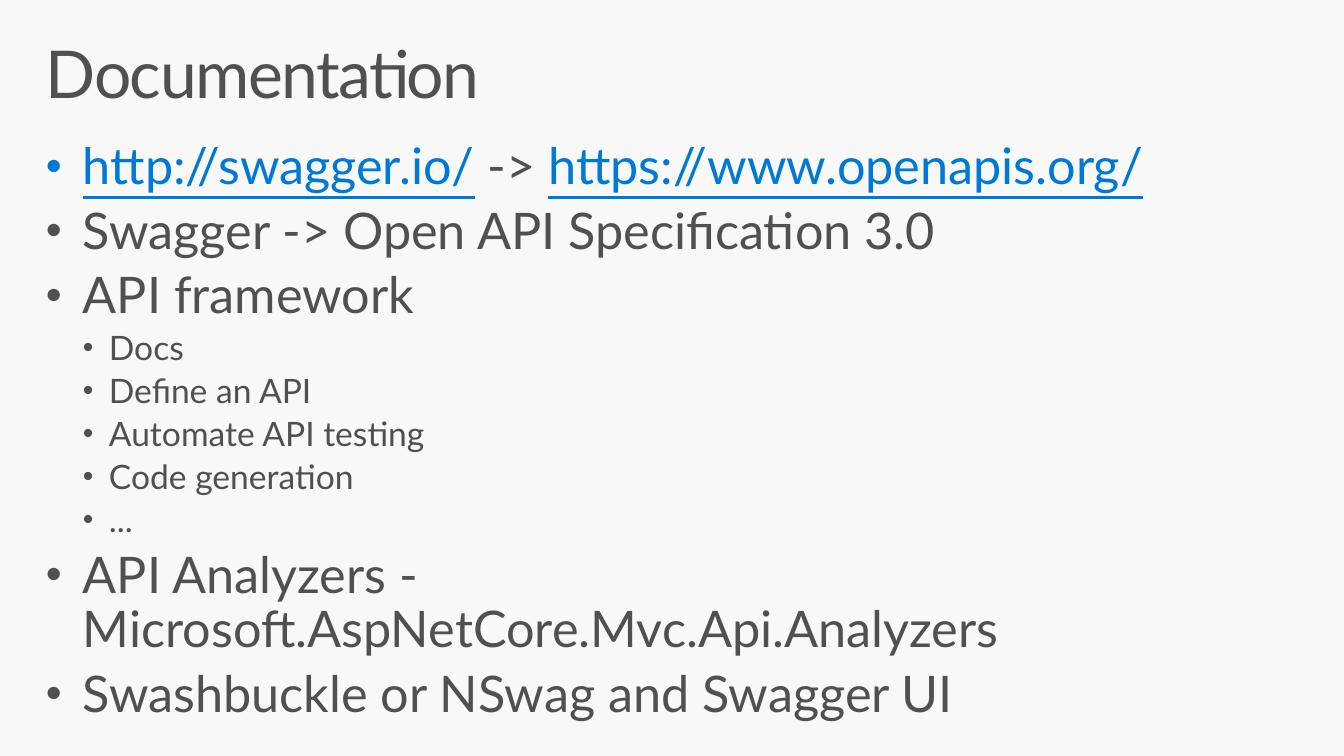
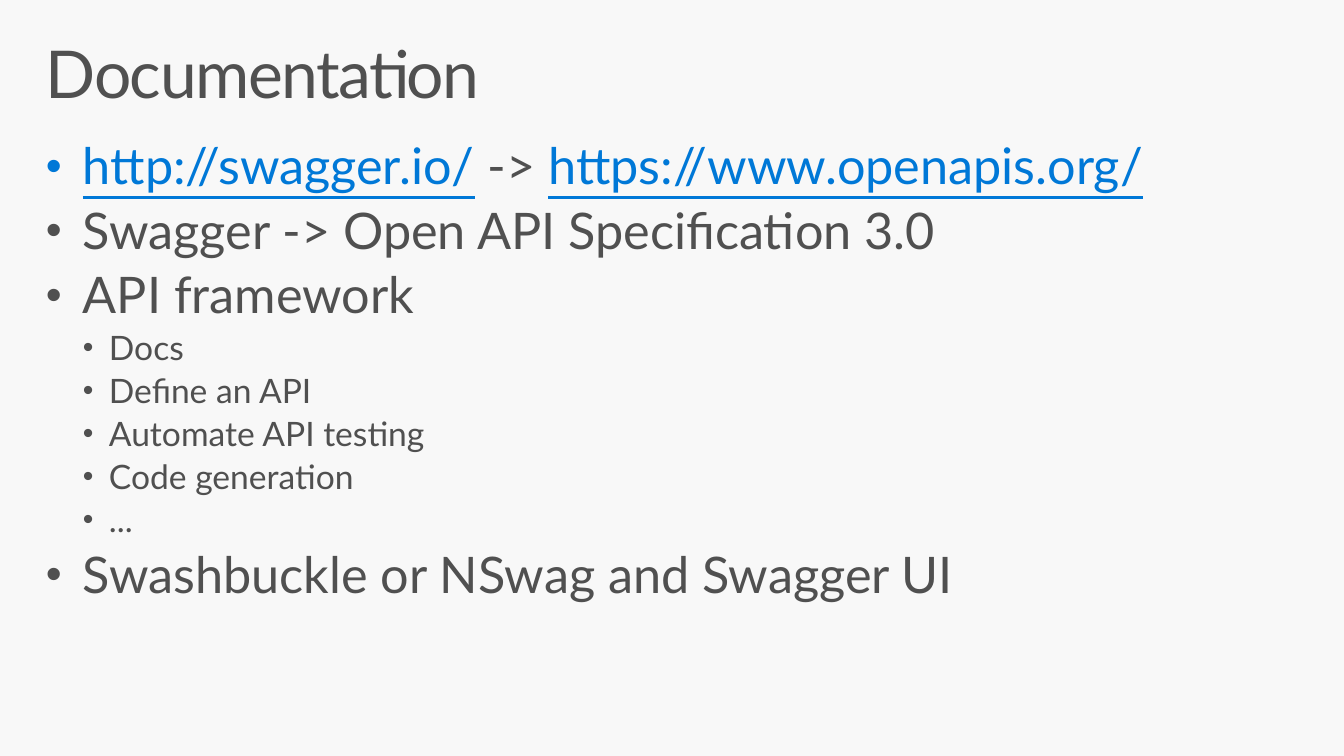
Before and after one commit to jlamch/.net-core, a slide deck: slide 23 of 2.rest-api-introduction.pptx (slide 11 before the commit). Drawn at 1344x756 pixels with LibreOffice and Linux fonts; fonts in the diff are those of the drawing. Boxes give left, top, right and bottom in pixels: in the first picture for what was removed or moved away, otherwise in the second. Text is boxed around its words. In the diff, an @@ line names an element or a change of style, - is before the commit and + after.

```diff
--- a/2.rest-api-introduction.pptx
+++ b/2.rest-api-introduction.pptx
@@ text at (83, 556, 998, 656): paragraph removed @@
-• API Analyzers - Microsoft.AspNetCore.Mvc.Api.Analyzers
```
Also in this commit, not shown: 5 other slides changed, 3 slides added, 1 other file.
